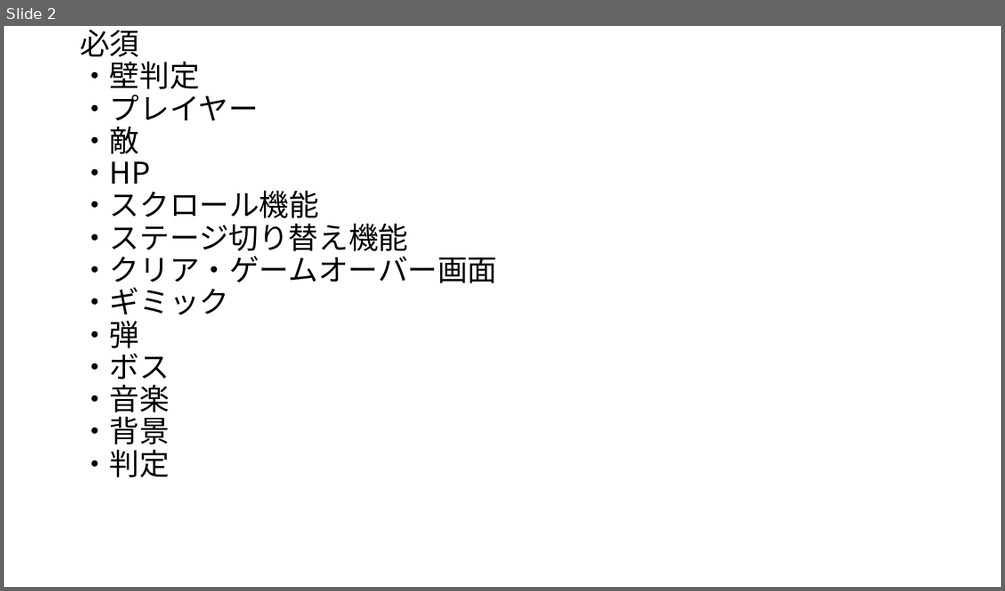
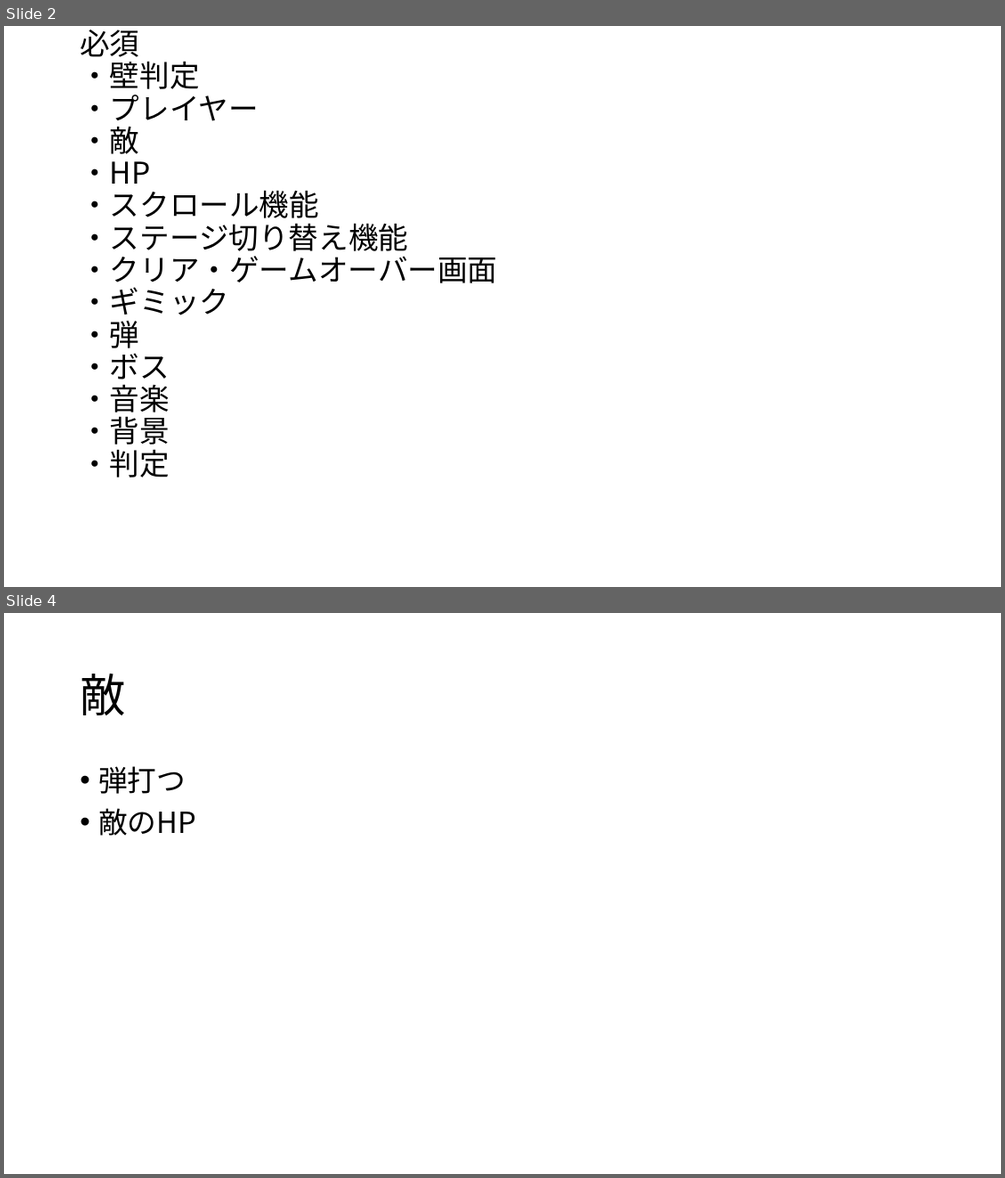
Before and after one commit to yutoge0712/Ripogekunn, a slide deck: シューティング.pptx. Shown one above the other, each under a label of ours: slide 2 before the commit, slides 2 and 4 after it; the slides between them are not shown. The pictures are 1005x591 and 1005x1178 pixels, drawn with LibreOffice and Linux fonts; fonts in the diff are those of the drawing. Boxes give left, top, right and bottom in pixels: in the first picture for what was removed or moved away, otherwise in the second. Text is boxed around its words. In the diff, an @@ line names an element or a change of style, - is before the commit and + after.

```diff
--- a/シューティング.pptx
+++ b/シューティング.pptx
@@ slide 4 added at box(4, 613, 1001, 1174), background #FFFFFF @@
@@ title added at box(80, 674, 125, 715), 44 pt, text #000000 @@
+敵
@@ text added at box(98, 766, 196, 835), 28 pt, text #000000 @@
+• 弾打つ
+• 敵のHP
```
Also in this commit, not shown: 3 other slides added, 1 slide removed.
